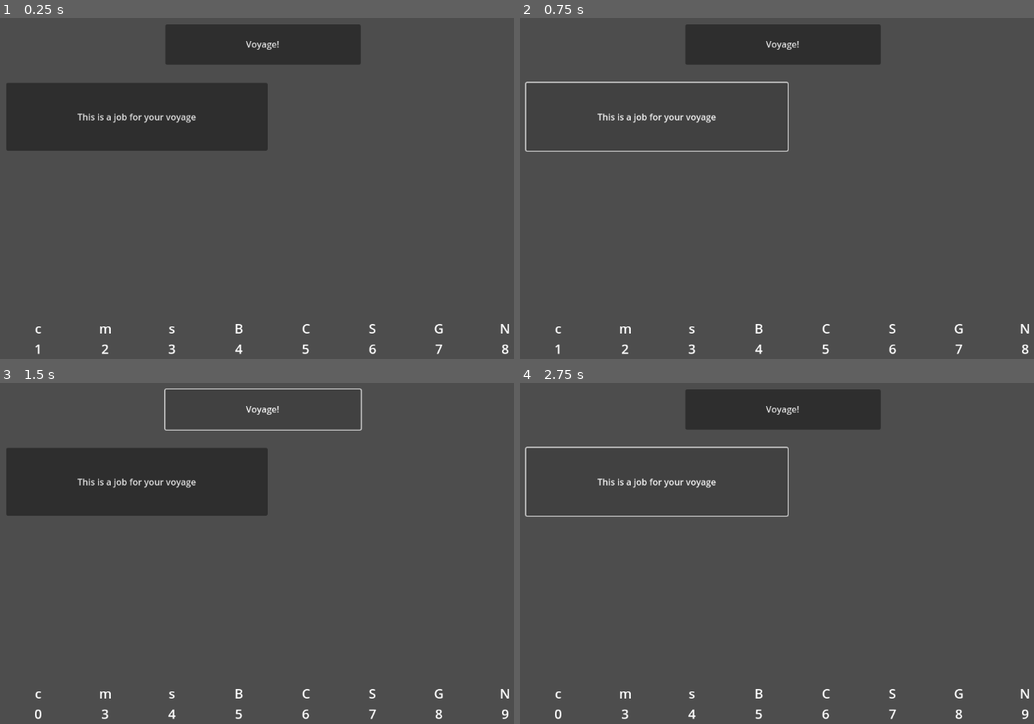
Above: before the commit, frames 1-4 (two rows, left to right).
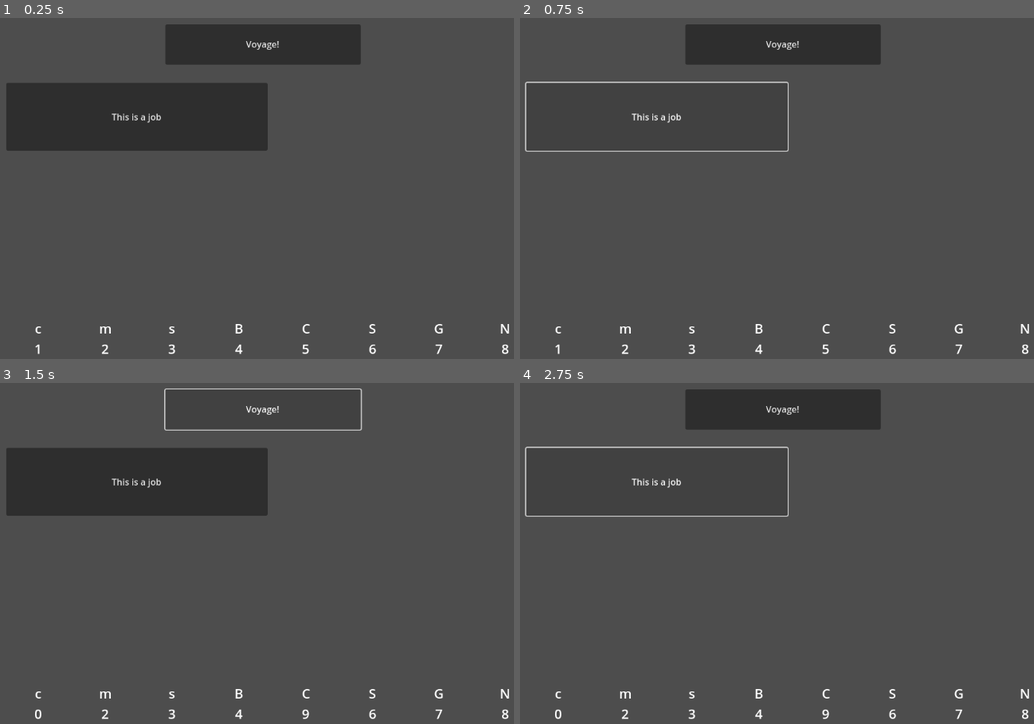
Above: after the commit, the same moments.

Repository: scarlettjclark/pencil-coloured-pirates
Game: Godot game, scene res://Scenes/prototype_voyage_phase.tscn
Two runs of this game, one before a commit and one after it. Both use one fixed random seed, a clock stepped at 60 frames per second and the inputs below.
Inputs:
- Up to frame 1 (0.25 s): no input
- Up to frame 2 (0.75 s): click "This is a job for your voyage" (after the commit: "This is a job") at 0.5 s
- Up to frame 3 (1.5 s): click "Voyage!" at 1.25 s
- Up to frame 4 (2.75 s): click "This is a job for your voyage" (after the commit: "This is a job") at 2 s

The runs differ from the first frame. In frame 1, 0.3% of the frame differs, in the area x 15-39%, y 27-31%; in frame 2, 0.3%; in frame 3, 0.5%; in frame 4, 0.5%, in the area x 15-99%, y 27-99%.

Commit message:
created display job function that displays a single job

Diff:
--- /dev/null
+++ b/prototype-voyage-phase/Scenes/job_button.tscn
@@ -0,0 +1,10 @@
+[gd_scene load_steps=2 format=3 uid="uid://bjja2t3tvbpf6"]
+
+[ext_resource type="Script" uid="uid://bmvrx26l1jd8" path="res://Scripts/job_button.gd" id="1_u82bb"]
+
+[node name="Button" type="Button" node_paths=PackedStringArray("job")]
+text = "This is a job for your voyage"
+script = ExtResource("1_u82bb")
+job = NodePath("")
+
+[connection signal="pressed" from="." to="." method="_on_pressed"]
--- a/prototype-voyage-phase/Scenes/prototype_voyage_phase.tscn
+++ b/prototype-voyage-phase/Scenes/prototype_voyage_phase.tscn
@@ -7,10 +7,11 @@
 
 [node name="PrototypeVoyagePhase" type="Node"]
 
-[node name="GoodsManager" type="Node" parent="." node_paths=PackedStringArray("store", "display")]
+[node name="GoodsManager" type="Node" parent="." node_paths=PackedStringArray("store", "display", "job_to_display")]
 script = ExtResource("1_53o7g")
 store = NodePath("Store")
 display = NodePath("Voyage Phase UI")
+job_to_display = NodePath("Job")
 
 [node name="Voyage Phase UI" parent="GoodsManager" instance=ExtResource("2_eixya")]
 
@@ -25,8 +26,10 @@
 gold = 7
 notoriety = 8
 
-[node name="Job" type="Node" parent="GoodsManager"]
+[node name="Job" type="Node" parent="GoodsManager" node_paths=PackedStringArray("cost", "result")]
 script = ExtResource("4_eixya")
+cost = NodePath("Cost")
+result = NodePath("Result")
 
 [node name="Cost" type="Node" parent="GoodsManager/Job"]
 script = ExtResource("3_0ew33")
--- a/prototype-voyage-phase/Scenes/voyage_phase_ui.tscn
+++ b/prototype-voyage-phase/Scenes/voyage_phase_ui.tscn
@@ -1,10 +1,7 @@
-[gd_scene load_steps=6 format=3 uid="uid://bv7uvmqrlif1o"]
+[gd_scene load_steps=3 format=3 uid="uid://bv7uvmqrlif1o"]
 
 [ext_resource type="Script" uid="uid://cuxf146gdxxtl" path="res://Scripts/voyage_phase_ui.gd" id="1_0gu06"]
-[ext_resource type="Script" uid="uid://bmvrx26l1jd8" path="res://Scripts/job_button.gd" id="2_8px1e"]
 [ext_resource type="Script" uid="uid://dfocy35sxon1k" path="res://Scripts/text_goods_label.gd" id="2_yvkpm"]
-[ext_resource type="Script" uid="uid://cojf1q451fjsc" path="res://Scripts/goods.gd" id="3_lykjh"]
-[ext_resource type="Script" uid="uid://day7tlj0ot3cj" path="res://Scripts/job.gd" id="3_o3t7t"]
 
 [node name="Voyage Phase UI" type="Control"]
 layout_mode = 3
@@ -33,34 +30,6 @@
 size_flags_vertical = 3
 ratio = 3.8438
 stretch_mode = 0
-
-[node name="Button" type="Button" parent="Jobs/AspectRatioContainer" node_paths=PackedStringArray("job")]
-layout_mode = 2
-text = "This is a job for your voyage"
-script = ExtResource("2_8px1e")
-job = NodePath("Job")
-
-[node name="Job" type="Node" parent="Jobs/AspectRatioContainer/Button" node_paths=PackedStringArray("cost", "result")]
-script = ExtResource("3_o3t7t")
-cost = NodePath("Cost")
-result = NodePath("Result")
-metadata/_custom_type_script = "uid://day7tlj0ot3cj"
-
-[node name="Cost" type="Node" parent="Jobs/AspectRatioContainer/Button/Job"]
-script = ExtResource("3_lykjh")
-crew = 1
-metadata/_custom_type_script = "uid://cojf1q451fjsc"
-
-[node name="Result" type="Node" parent="Jobs/AspectRatioContainer/Button/Job"]
-script = ExtResource("3_lykjh")
-munitions = 1
-supplies = 1
-booze = 1
-cloth = 1
-spices = 1
-gold = 1
-notoriety = 1
-metadata/_custom_type_script = "uid://cojf1q451fjsc"
 
 [node name="AspectRatioContainer2" type="AspectRatioContainer" parent="Jobs"]
 layout_mode = 2
@@ -207,6 +176,4 @@
 offset_bottom = 8.0
 text = "Voyage!"
 
-[connection signal="enable_request" from="Jobs/AspectRatioContainer/Button" to="." method="_on_button_enable_request"]
-[connection signal="pressed" from="Jobs/AspectRatioContainer/Button" to="Jobs/AspectRatioContainer/Button" method="_on_pressed"]
 [connection signal="pressed" from="VoyageButton" to="." method="_on_voyage_button_pressed"]
--- a/prototype-voyage-phase/Scripts/goods_manager.gd
+++ b/prototype-voyage-phase/Scripts/goods_manager.gd
@@ -4,13 +4,18 @@
 
 @export var store : Goods
 @export var display : VoyagePhaseUI
+@export var job_to_display : Job
 var current_load = Goods.new()
 var jobs_to_run : Array[Job] = []
 
 func _ready():
 	display.display_goods(store)
+	var button = display.display_job(job_to_display)
+
+	button.enable_request.connect(_on_voyage_phase_ui_enable_request)
 
 func _on_voyage_phase_ui_enable_request(job : Job):
+	print("Enable request received")
 	if store.has_cost(job.cost) and not (job in jobs_to_run):
 		current_load.add(job.cost)
 		jobs_to_run.append(job)
--- a/prototype-voyage-phase/Scripts/job_button.gd
+++ b/prototype-voyage-phase/Scripts/job_button.gd
@@ -5,5 +5,10 @@
 @export var job : Job
 signal enable_request(job : JobButton)
 
-func _on_pressed():
+func _init(the_job : Job, the_text : String):
+	job = the_job
+	text = the_text
+	pressed.connect(_on_pressed)
+
+func _on_pressed() -> void:
 	enable_request.emit(job)
--- a/prototype-voyage-phase/Scripts/voyage_phase_ui.gd
+++ b/prototype-voyage-phase/Scripts/voyage_phase_ui.gd
@@ -17,7 +17,7 @@
 signal enable_request(cost : Goods, job : JobButton)
 signal run_jobs()
 
-func display_goods(goods : Goods):
+func display_goods(goods : Goods) -> void:
 	crew_label.set_value(goods.crew)
 	munitions_label.set_value(goods.munitions)
 	booze_label.set_value(goods.booze)
@@ -27,7 +27,13 @@
 	gold_label.set_value(goods.gold)
 	notoriety_label.set_value(goods.notoriety)
 
-func _on_button_enable_request(job):
+func display_job(job : Job) -> JobButton:
+	var aspect_ratio_container = $Jobs/AspectRatioContainer
+	var job_button = JobButton.new(job, "This is a job")
+	aspect_ratio_container.add_child(job_button)
+	return job_button
+
+func _on_button_enable_request(job) -> void:
 	enable_request.emit(job)
 
 func _on_voyage_button_pressed():
